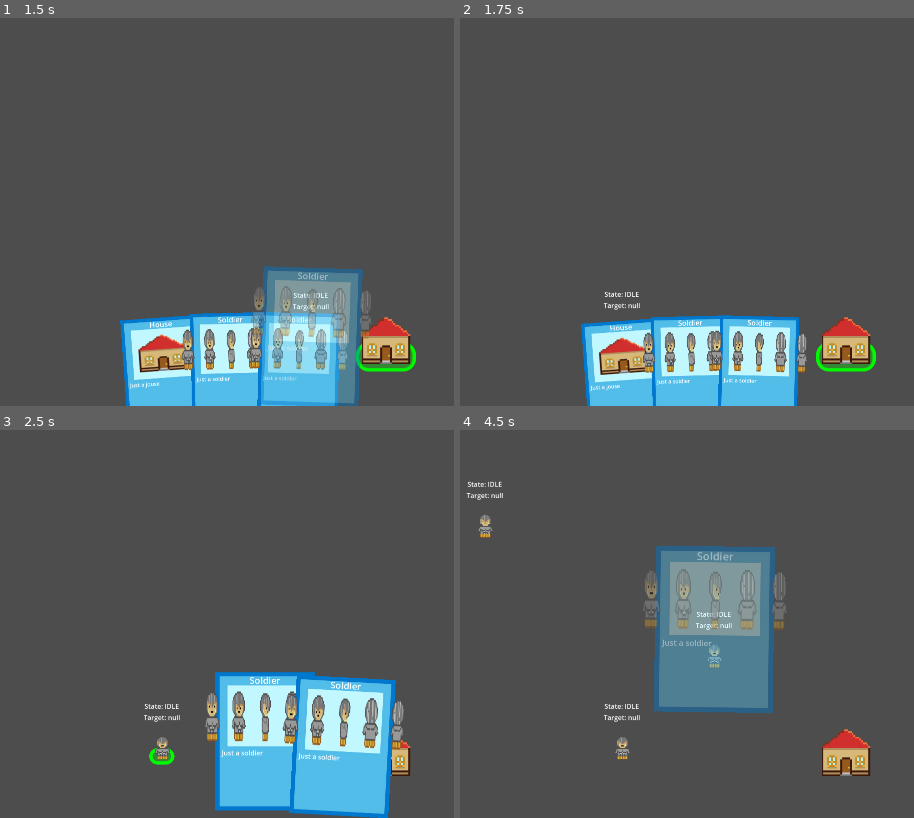
Above: before the commit, frames 1-4 (two rows, left to right).
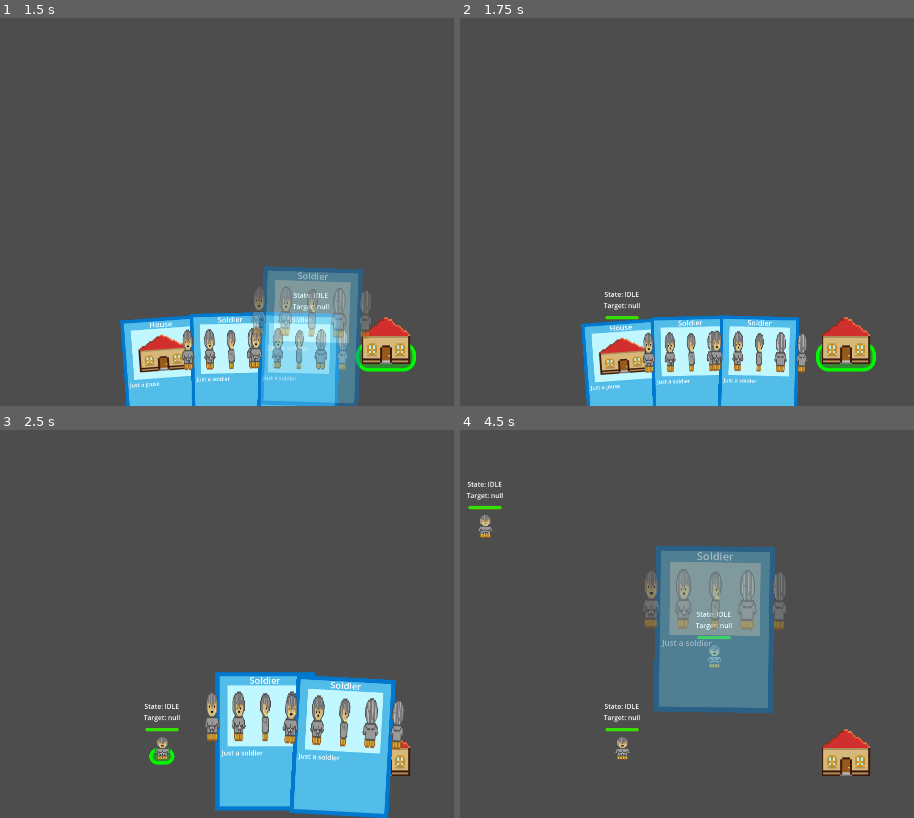
Above: after the commit, the same moments.

Repository: stranker/cardgame
Game: Godot game, scene res://Scenes/test_scene.tscn
Two runs of this game, one before a commit and one after it. Both use one fixed random seed, a clock stepped at 60 frames per second and the inputs below.
Inputs (mouse positions are in pixels of both pictures, inside the frame that each line leads up to):
- Up to frame 1 (1.5 s): tap Enter at 0.5 s; drag from (145, 336) to (385, 336) at 0.52 s; drag from (385, 336) to (163, 336) at 1.27 s
- Up to frame 2 (1.75 s): no input
- Up to frame 3 (2.5 s): move the mouse to (163, 748) at 2.02 s; hold Right mouse button (right_click) from 2.03 s (still down); click (163, 748) at 2.17 s
- Up to frame 4 (4.5 s): release Right mouse button (right_click) at 2.75 s; tap Space at 2.75 s; drag from (723, 740) to (487, 527) at 2.77 s; drag from (487, 527) to (623, 748) at 3.52 s; tap Enter at 4.25 s; drag from (768, 744) to (605, 480) at 4.27 s

Frame 1 is identical in both runs. In frame 2, less than 0.1% of the frame differs, in the area x 31-40%, y 76-78%; in frame 3, less than 0.1%; in frame 4, 0.2%, in the area x 1-60%, y 19-78%.

Commit message:
Modify navigation and add health component

Diff:
--- a/CardGame/Managers/selection_manager.gd
+++ b/CardGame/Managers/selection_manager.gd
@@ -58,9 +58,6 @@
 
 func _unhandled_input(event : InputEvent):
 	if interaction_state == InteractionState.CARD: return
-	#if event.is_action_pressed("right_click"):
-		#if event.is_pressed():
-			#_process_selected_objects(event)
 	if event.is_action("left_click"):
 		if event.is_pressed():
 			_unselect_all()
@@ -177,3 +174,7 @@
 func on_map_event(event : InputEventMouse):
 	_process_selected_objects(event)
 	pass
+
+func on_dead_unit(unit):
+	remove_selected_object(unit)
+	pass
--- a/CardGame/Objects/Components/combat_component.gd
+++ b/CardGame/Objects/Components/combat_component.gd
@@ -17,17 +17,35 @@
 	attack_timer.wait_time = _attack_speed
 	pass
 
+func _physics_process(delta):
+	if not current_target: return
+	if global_position.distance_to(current_target.global_position) > min_attack_distance:
+		target_out_of_range.emit(current_target)
+		set_physics_process(false)
+	pass
+
 func attack_target(target : Node2D):
 	if not can_attack: return
+	set_physics_process(true)
 	current_target = target
 	can_attack = false
 	attack_timer.start()
+	var target_health_component : HealthComponent = target.get_node("HealthComponent")
+	if not target_health_component.dead.is_connected(on_target_dead):
+		target_health_component.dead.connect(on_target_dead)
 	attack.emit(target)
+	target_health_component.take_damage(damage)
+	pass
+
+func on_target_dead():
+	print_debug("on_target_dead")
+	current_target = null
+	end_attack.emit()
 	pass
 
 func _on_attack_timer_timeout():
 	can_attack = true
-	end_attack.emit()
+	if not current_target: return
 	if global_position.distance_to(current_target.global_position) < min_attack_distance:
 		attack_target(current_target)
 	else:
--- /dev/null
+++ b/CardGame/Objects/Components/health_component.gd
@@ -0,0 +1,38 @@
+class_name HealthComponent
+
+extends Node2D
+
+@export var health : float
+@export var max_health : float
+@export var health_bar : ProgressBar
+
+signal health_update(health, max_health)
+signal dead()
+
+func init(_health, _max_health):
+	health = _health
+	max_health = _max_health
+	if health_bar:
+		health_bar.max_value = max_health
+		health_bar.value = max_health
+	pass
+
+func heal(amount : float):
+	health += amount
+	_clamp_health_and_update()
+	pass
+
+func take_damage(amount : float):
+	if health <= 0: return
+	health -= amount
+	_clamp_health_and_update()
+	pass
+
+func _clamp_health_and_update():
+	health = clamp(health, 0, max_health)
+	health_bar.value = health
+	if health > 0:
+		health_update.emit(health, max_health)
+	else:
+		dead.emit()
+	pass
--- /dev/null
+++ b/CardGame/Objects/Components/health_component.tscn
@@ -0,0 +1,6 @@
+[gd_scene load_steps=2 format=3 uid="uid://c51cj72bpt7w"]
+
+[ext_resource type="Script" path="res://Objects/Components/health_component.gd" id="1_soxd2"]
+
+[node name="HealthComponent" type="Node2D"]
+script = ExtResource("1_soxd2")
--- a/CardGame/Objects/Components/navigation_component.gd
+++ b/CardGame/Objects/Components/navigation_component.gd
@@ -3,7 +3,6 @@
 extends Node2D
 
 @onready var navigation_agent : NavigationAgent2D = $NavigationAgent2D
-@onready var timer : Timer = $Timer
 @export var min_distance_attack : float = 20.0
 var speed : float = 0
 var target : Node2D
@@ -18,8 +17,8 @@
 	pass
 
 func target_object(obj : Node2D):
+	print_debug("target_object")
 	target = obj
-	timer.stop()
 	move_to_position(obj.global_position)
 	pass
 
@@ -30,7 +29,6 @@
 
 func move_to_position(pos : Vector2):
 	navigation_agent.target_position = pos
-	timer.stop()
 	set_physics_process(true)
 	pass
 
@@ -47,13 +45,7 @@
 	var vel = navigation_agent.velocity
 	vel += steering
 	_on_velocity_computed(vel)
-
 	pass
-
-func _on_timer_timeout():
-	navigation_agent.target_position = get_parent().global_position
-	set_physics_process(false)
-	pass # Replace with function body.
 
 func _on_navigation_agent_2d_velocity_computed(safe_velocity):
 	_on_velocity_computed(safe_velocity)
@@ -66,8 +58,8 @@
 func _on_navigation_agent_2d_target_reached():
 	if target:
 		target_reached.emit(target)
-		set_physics_process(false)
+		print_debug("Target Reached")
 	else:
 		position_reached.emit()
-		set_physics_process(false)
+	set_physics_process(false)
 	pass # Replace with function body.
--- a/CardGame/Objects/Components/navigation_component.tscn
+++ b/CardGame/Objects/Components/navigation_component.tscn
@@ -13,10 +13,5 @@
 debug_enabled = true
 debug_path_custom_color = Color(1, 0, 1, 1)
 
-[node name="Timer" type="Timer" parent="."]
-wait_time = 2.0
-one_shot = true
-
 [connection signal="target_reached" from="NavigationAgent2D" to="." method="_on_navigation_agent_2d_target_reached"]
 [connection signal="velocity_computed" from="NavigationAgent2D" to="." method="_on_navigation_agent_2d_velocity_computed"]
-[connection signal="timeout" from="Timer" to="." method="_on_timer_timeout"]
--- a/CardGame/Objects/Units/unit.gd
+++ b/CardGame/Objects/Units/unit.gd
@@ -4,17 +4,23 @@
 
 @onready var navigation : NavigationComponent = $NavigationComponent
 @onready var combat_component : CombatComponent = $CombatComponent
+@onready var health_component : HealthComponent = $HealthComponent
 @export var is_enemy : bool = false
 @export var debug_state : Label
 @export var debug_target : Label
 @export var speed : float = 200
 @export var damage : float = 1
 @export var attack_speed : float = 1
+@export var health : float = 10
+@export var max_health : float = 10
 
 enum State { IDLE, MOVE, ATTACK, FOLLOW }
 var state : State = State.IDLE
 
+signal dead_unit(unit)
+
 func _ready():
+	dead_unit.connect(SelectionManager.on_dead_unit)
 	navigation.init(speed)
 	navigation.velocity_computed.connect(on_velocity_computed)
 	navigation.target_reached.connect(on_target_reached)
@@ -23,10 +29,14 @@
 	combat_component.attack.connect(on_combat_attack)
 	combat_component.target_out_of_range.connect(on_target_out_of_range)
 	combat_component.init(damage, attack_speed)
+	health_component.init(health, max_health)
+	health_component.health_update.connect(on_health_update)
+	health_component.dead.connect(on_health_dead)
 	pass
 
 func do_action(data : SelectionManager.PointData, multiple_selection : bool):
-	if state == State.ATTACK: return
+	#if state == State.ATTACK: return
+	if data.object == self: return
 	if data.object:
 		target_object(data.object)
 	else:
@@ -65,15 +75,32 @@
 	pass
 
 func set_state(new_state : State):
-	print_debug("State:" + str(State.keys()[new_state]))
+	#print_debug("State:" + str(State.keys()[new_state]))
 	debug_state.text = "State: " + str(State.keys()[new_state])
 	state = new_state
 	pass
 
 func on_combat_end_attack():
+	print_debug("on_combat_end_attack")
 	set_state(State.IDLE)
+	debug_target.text = "Target: No target"
 	pass
 
 func on_target_out_of_range(target : PhysicsBody2D):
+	set_state(State.IDLE)
 	target_object(target)
 	pass
+
+func on_health_update(_health, _max_health):
+	print_debug("New health:" + str(_health) + " - Max Health:" + str(_max_health))
+	pass
+
+func on_health_dead():
+	print_debug("Dead!")
+	dead_unit.emit(self)
+	queue_free()
+	pass
+
+func take_damage(amount : float):
+	health_component.take_damage(amount)
+	pass
--- a/CardGame/Objects/Units/unit.tscn
+++ b/CardGame/Objects/Units/unit.tscn
@@ -6,6 +6,7 @@
 [ext_resource type="PackedScene" uid="uid://bnhp8xorl5mht" path="res://Objects/Components/construct_component.tscn" id="3_324de"]
 [ext_resource type="PackedScene" uid="uid://cfsn81qx1jkhb" path="res://Objects/Components/navigation_component.tscn" id="5_2vgb6"]
 [ext_resource type="PackedScene" uid="uid://cfgnovjrv8ylr" path="res://Objects/Components/combat_component.tscn" id="6_vofuv"]
+[ext_resource type="PackedScene" uid="uid://c51cj72bpt7w" path="res://Objects/Components/health_component.tscn" id="7_ba8vd"]
 
 [sub_resource type="CapsuleShape2D" id="CapsuleShape2D_ffnn0"]
 radius = 16.0
@@ -29,6 +30,20 @@
 [sub_resource type="CapsuleShape2D" id="CapsuleShape2D_h2xa8"]
 radius = 16.0
 height = 64.0
+
+[sub_resource type="StyleBoxFlat" id="StyleBoxFlat_ot4i2"]
+bg_color = Color(0.91853, 0.217091, 3.85046e-07, 1)
+corner_radius_top_left = 6
+corner_radius_top_right = 6
+corner_radius_bottom_right = 6
+corner_radius_bottom_left = 6
+
+[sub_resource type="StyleBoxFlat" id="StyleBoxFlat_pkf2t"]
+bg_color = Color(0.203922, 0.886275, 0, 1)
+corner_radius_top_left = 6
+corner_radius_top_right = 6
+corner_radius_bottom_right = 6
+corner_radius_bottom_left = 6
 
 [node name="Unit" type="CharacterBody2D" node_paths=PackedStringArray("debug_state", "debug_target") groups=["Unit"]]
 script = ExtResource("1_i3mpu")
@@ -69,6 +84,20 @@
 
 [node name="CombatComponent" parent="." instance=ExtResource("6_vofuv")]
 
+[node name="HealthComponent" parent="." node_paths=PackedStringArray("health_bar") instance=ExtResource("7_ba8vd")]
+health_bar = NodePath("ProgressBar")
+
+[node name="ProgressBar" type="ProgressBar" parent="HealthComponent"]
+z_index = -1
+offset_left = -40.0
+offset_top = -48.0
+offset_right = 40.0
+offset_bottom = -40.0
+theme_override_styles/background = SubResource("StyleBoxFlat_ot4i2")
+theme_override_styles/fill = SubResource("StyleBoxFlat_pkf2t")
+value = 50.0
+show_percentage = false
+
 [node name="Debug" type="Control" parent="."]
 layout_mode = 3
 anchors_preset = 0
@@ -76,6 +105,8 @@
 offset_top = -112.0
 offset_right = 128.0
 offset_bottom = -40.0
+mouse_filter = 2
+mouse_force_pass_scroll_events = false
 
 [node name="Items" type="VBoxContainer" parent="Debug"]
 layout_mode = 1
@@ -84,6 +115,7 @@
 anchor_bottom = 1.0
 grow_horizontal = 2
 grow_vertical = 2
+mouse_filter = 2
 
 [node name="State" type="Label" parent="Debug/Items"]
 layout_mode = 2
Not shown: 1 places in CardGame/Objects/Units/unit.tscn that only renumber resources
